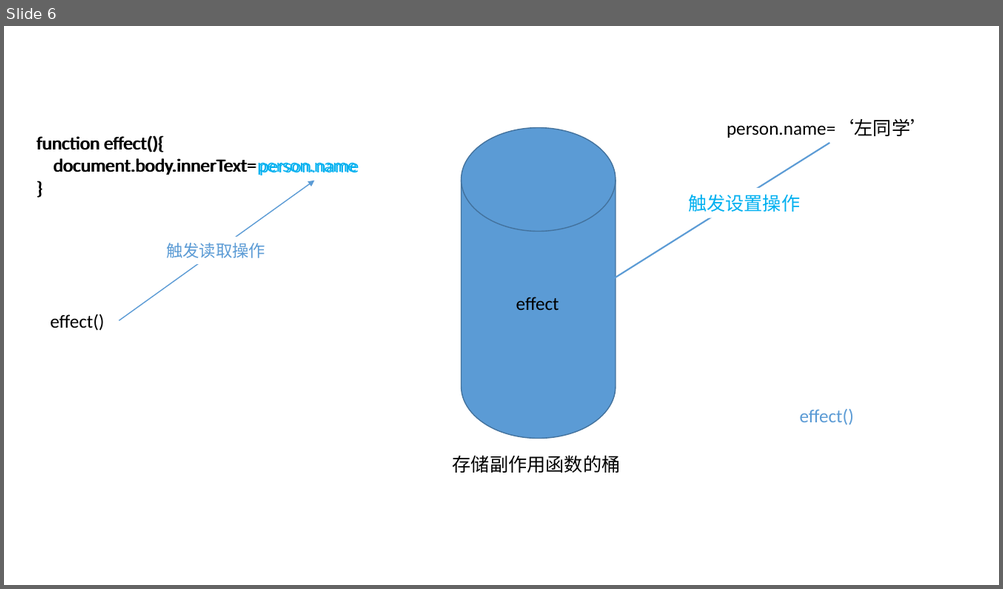
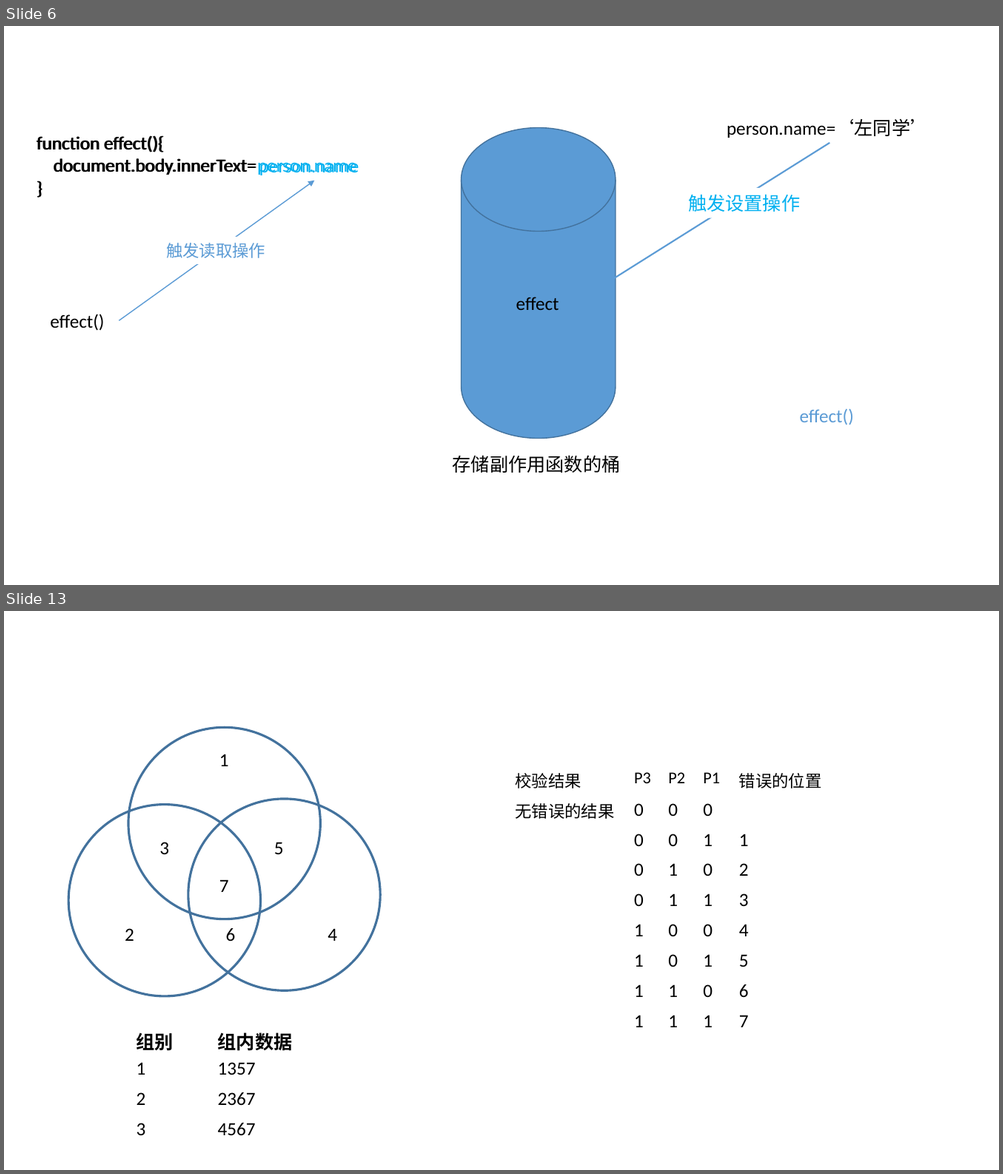
Before and after one commit to zuogl/zNote, a slide deck: img.pptx. Shown one above the other, each under a label of ours: slide 6 before the commit, slides 6 and 13 after it; the slides between them are not shown. The pictures are 1003x589 and 1003x1174 pixels, drawn with LibreOffice and Linux fonts; fonts in the diff are those of the drawing. Boxes give left, top, right and bottom in pixels: in the first picture for what was removed or moved away, otherwise in the second. Text is boxed around its words. In the diff, an @@ line names an element or a change of style, - is before the commit and + after.

```diff
--- a/img.pptx
+++ b/img.pptx
@@ slide 13 added at <box>4,611,999,1170</box>, background #FFFFFF @@
@@ table added at <box>508,765,829,1037</box>, 9 rows, 5 columns @@
+校验结果 | P3 | P2 | P1 | 错误的位置
+无错误的结果 | 0 | 0 | 0 | 
+ | 0 | 0 | 1 | 1
+ | 0 | 1 | 0 | 2
+ | 0 | 1 | 1 | 3
+ | 1 | 0 | 0 | 4
+ | 1 | 0 | 1 | 5
+ | 1 | 1 | 0 | 6
+ | 1 | 1 | 1 | 7
@@ group added at <box>68,727,380,997</box>: 7 texts, 3 ellipses @@
+1
+2
+4
+3
+5
+7
+6
@@ table added at <box>128,1025,330,1145</box>, 4 rows, 2 columns @@
+组别 | 组内数据
+1 | 1357
+2 | 2367
+3 | 4567
```
Also in this commit, not shown: 3 slides changed, 16 other slides added, 42 other files.
